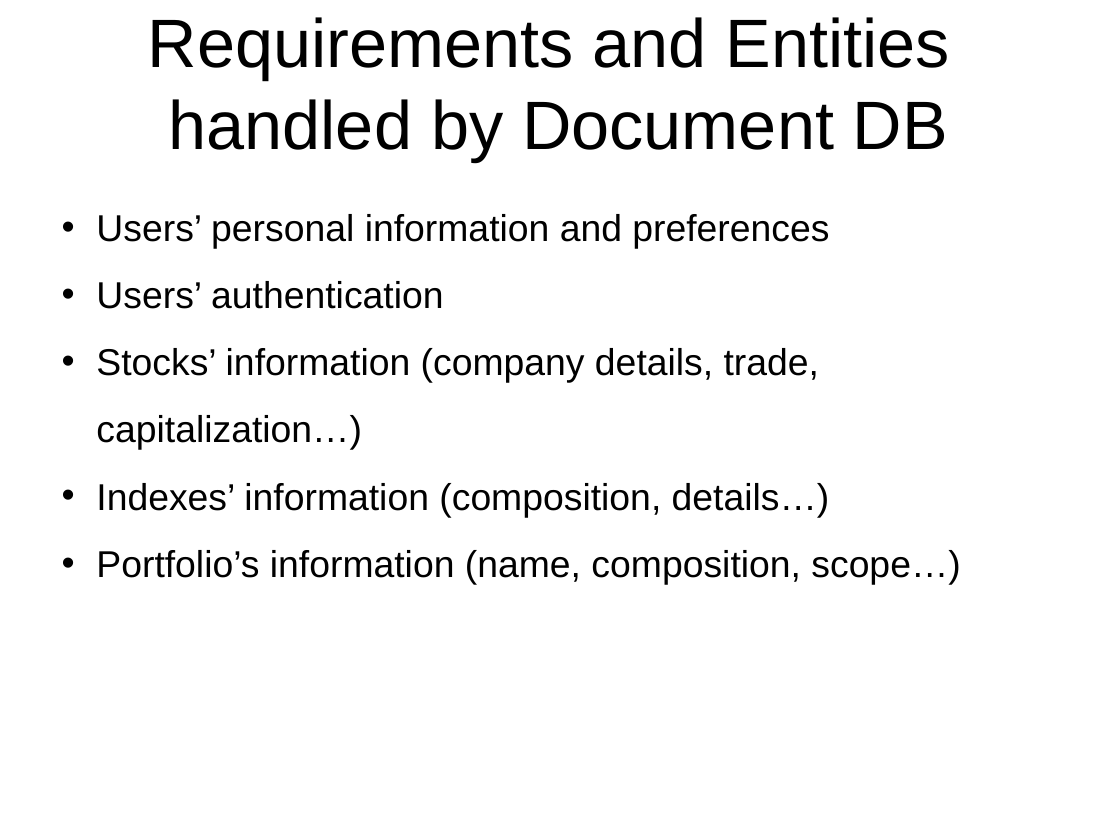
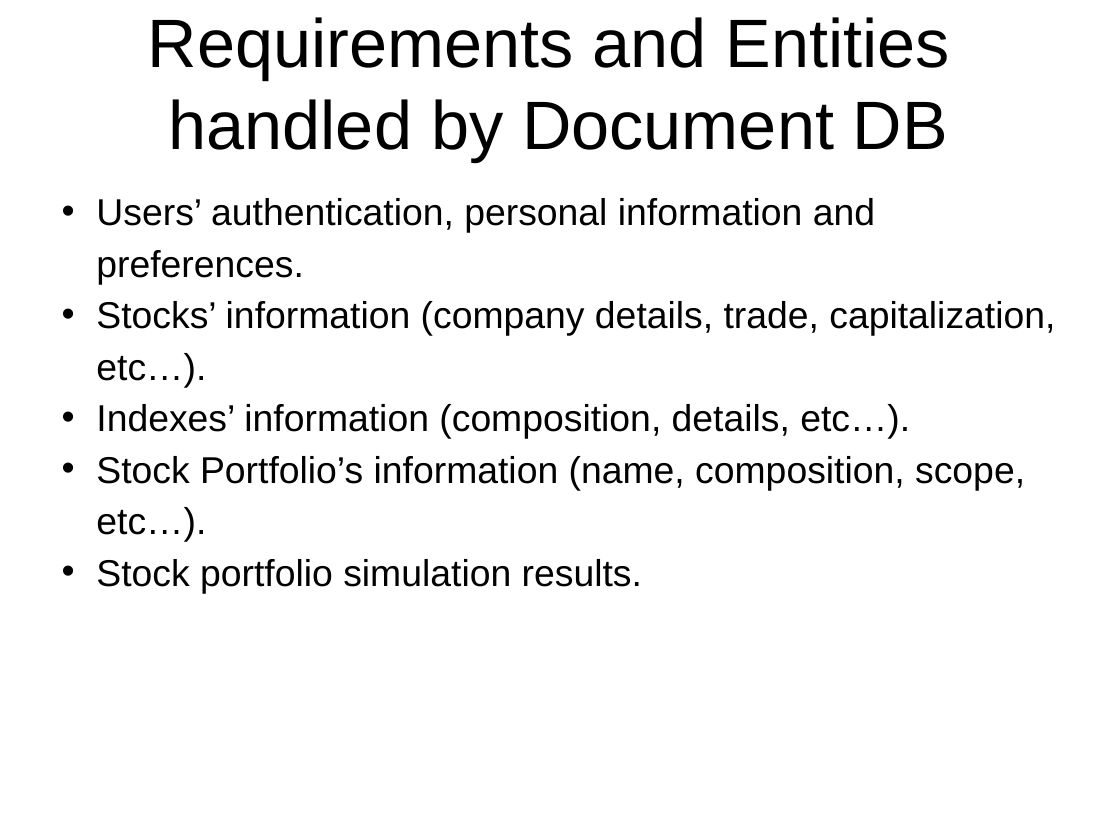
Before and after one commit to rambodrahmani/stocksim, a slide deck: slide 6 of documentation/stocksim_preliminary_presentation.pptx. Drawn at 1120x840 pixels with LibreOffice and Linux fonts; fonts in the diff are those of the drawing; background and template pictures are left out. Boxes give left, top, right and bottom in pixels: in the first picture for what was removed or moved away, otherwise in the second. Text is boxed around its words. In the diff, an @@ line names an element or a change of style, - is before the commit and + after.

Commit message:
Finish slides for the presentation.

```diff
--- a/documentation/stocksim_preliminary_presentation.pptx
+++ b/documentation/stocksim_preliminary_presentation.pptx
@@ text at bbox=[96, 198, 1055, 593]: text changed @@
-• Users’ personal information and preferences
-• Users’ authentication
-• Stocks’ information (company details, trade, capitalization…)
-• Indexes’ information (composition, details…)
-• Portfolio’s information (name, composition, scope…)
+• Users’ authentication, personal information and preferences.
+• Stocks’ information (company details, trade, capitalization, etc…).
+• Indexes’ information (composition, details, etc…).
+• Stock Portfolio’s information (name, composition, scope, etc…).
+• Stock portfolio simulation results.
```
Also in this commit, not shown: 6 other slides changed, 5 other files.
